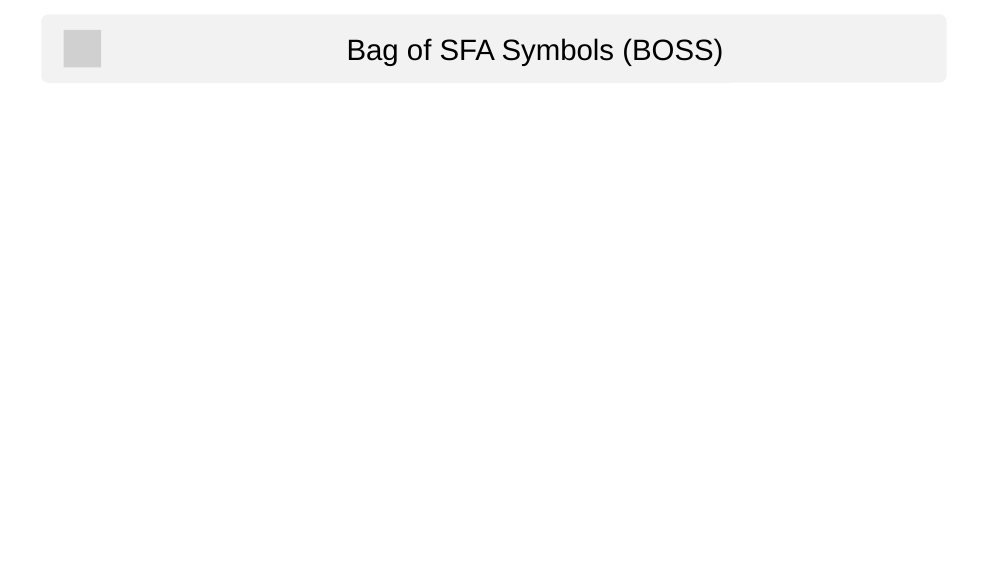
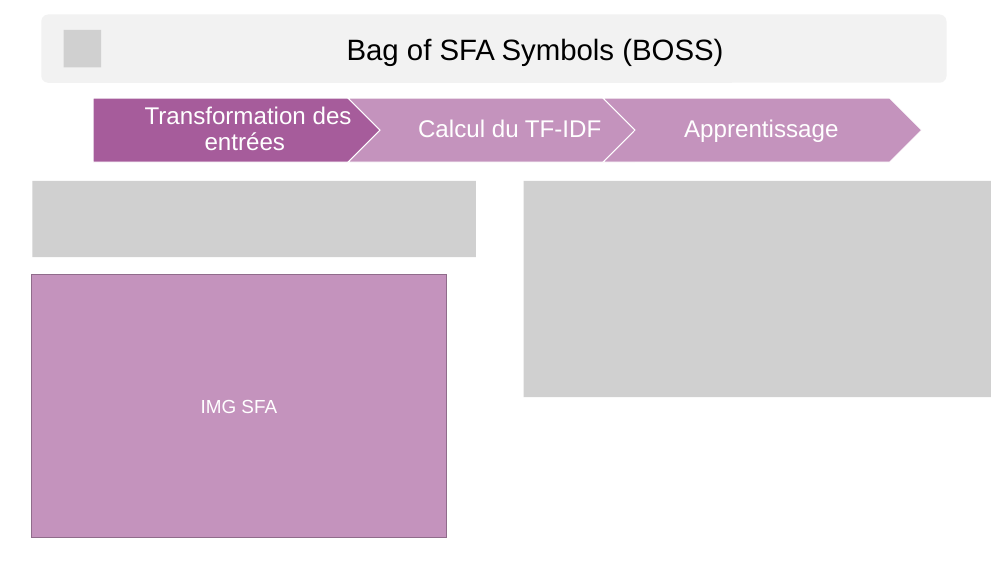
Before and after one commit to baraline/CoursM2-ApplicationsNumeriques, a slide deck: slide 5 of Slides/M2DataMining2022.pptx. Drawn at 1008x567 pixels with LibreOffice and Linux fonts; fonts in the diff are those of the drawing; grey boxes stand for pictures. Boxes give left, top, right and bottom in pixels: in the first picture for what was removed or moved away, otherwise in the second. Text is boxed around its words. In the diff, an @@ line names an element or a change of style, - is before the commit and + after.

```diff
--- a/Slides/M2DataMining2022.pptx
+++ b/Slides/M2DataMining2022.pptx
@@ group added at (x1=93, y1=98, x2=923, y2=163): 3 texts, 2 chevrons, 1 pentagon arrow @@
+Transformation des entrées
+Calcul du TF-IDF
+Apprentissage
@@ picture added at (x1=33, y1=181, x2=476, y2=257) @@
@@ picture added at (x1=524, y1=181, x2=991, y2=397) @@
@@ rectangle added at (x1=31, y1=274, x2=446, y2=537), fill #C493BD, outline #916D8C 1 pt, 18 pt, text #FFFFFF @@
+IMG SFA
```
Also in this commit, not shown: 4 other slides changed, 11 slides added, 1 slide removed.
